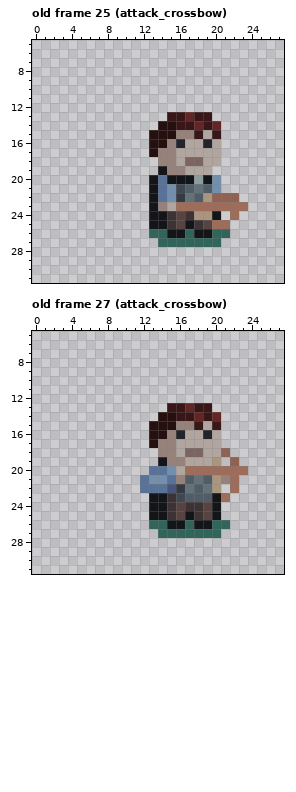
A pixel-art file gets an edit: assets_raw/soldiers.aseprite. The picture above is the old version.
32x32 pixels, 27 frames. Shown: old frame 25 (attack_crossbow): x 0..27, y 5..31; old frame 27 (attack_crossbow): x 0..27, y 5..31. The commit also changed other frames, which this record leaves out.
Once edited:
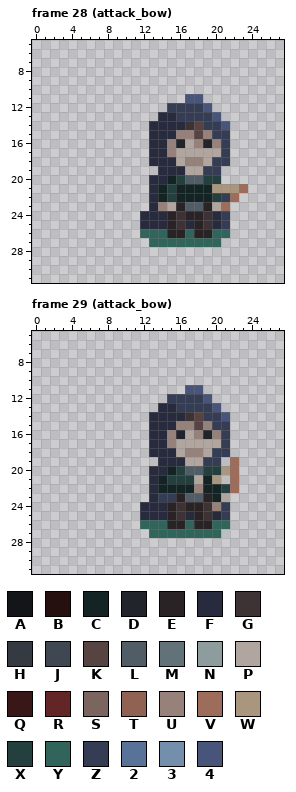
Palette (. is transparent): A #141518  B #260f0f  C #142323  D #21242b  E #292326  F #282b3d  G #3d3335  H #343942  J #3f4852  K #584343  L #515d66  M #637179  N #8d9d9e  P #b1a59f  Q #391617  R #632525  S #7c6460  T #8f6254  U #96817b  V #9d6c5a  W #aa967f  X #23403e  Y #31645a  Z #353d54  2 #587298  3 #748fac  4 #485479
A new or re-ordered frame is compared with the old frame closest to it.
Commit message: bow attack
The exact change:
frames 27 -> 32
layer "bow/shadow" now shown
layer "bow/cape" now shown
layer "bow/leg_right" now shown
layer "bow/leg_left" now shown
layer "bow/arm_right" now shown
layer "bow/bow" now shown
layer "bow/body" now shown
layer "bow/arm_left" now shown
layer "bow/head" now shown
--- frame 28 (attack_bow) is new; against old frame 25 (attack_crossbow)
@@ x 10..25 @@
 10 ................
-11 ................
-12 ................
-13 .....QQRQQ......
-14 ....BBQQRQR.....
-15 ...BBBUUQPQ.....
-16 ...BBUDPPDP.....
-17 ...BUUPPPPP.....
-18 ....UUPSSPP.....
-19 ....AUUPPP......
-20 ...A2AAANA3.....
-21 ...A23JLML3.....
-22 ...A23HMLWTTT...
-23 ...AUPVVVVVVVV..
-24 ...AAGKGWWA.V...
-25 ...AAGKAGKVV....
-26 ...YYAAYAAYY....
-27 ....YYYYYYY.....
+11 .......44.......
+12 .....ZZZZ4......
+13 ....FFZZZZ4.....
+14 ...FFFFGKZZ4....
+15 ...FFFUUKUZZ....
+16 ...FFUDPUDUZ....
+17 ...FFUPPPPPZ....
+18 ...FFFPUUPZZ....
+19 ....FFFPPZZ.....
+20 ...FFCXLLXX.....
+21 ...FCXCCCCWWWV..
+22 ...FCXCCCCXZV...
+23 ...FUPELLEPV....
+24 ..FFFEGEEGFZ....
+25 ..FFFEGFEGFZ....
+26 ..YYYEEYEEYY....
+27 ...YYYYYYYY.....
 28 ................
--- frame 29 (attack_bow) is new; against old frame 27 (attack_crossbow)
@@ x 10..25 @@
 10 ................
-11 ................
-12 ................
-13 .....QQRQQ......
-14 ....BBQQRQR.....
-15 ...BBBUUQPQ.....
-16 ...BBUDPPDP.....
-17 ...BUUPPPPP.....
-18 ....UUPSSPPT....
-19 ....AUUPPPW.T...
-20 ...223PVVVVVVV..
-21 ..2332ULMLWUV...
-22 ..2224HMLMW.V...
-23 ...AAGJLLLAV....
-24 ...AAGKGGKA.....
-25 ...AAGKAGKA.....
-26 ...YYAAYAAYY....
-27 ....YYYYYYY.....
+11 .......44.......
+12 .....ZZZZ4......
+13 ....FFZZZZ4.....
+14 ...FFFFGKZZ4....
+15 ...FFFUUKUZZ....
+16 ...FFUDPUDUZ....
+17 ...FFUPPPPPZ....
+18 ...FFFPUUPZZ....
+19 ....FFFPPZZ.V...
+20 ...FFCXLLXXWV...
+21 ...FCXXXPCW.V...
+22 ...FCCCCUCCXV...
+23 ...FZZELLECP....
+24 ..FFFEGEEGUZ....
+25 ..FFFEGFEGFZ....
+26 ..YYYEEYEEYY....
+27 ...YYYYYYYY.....
 28 ................
